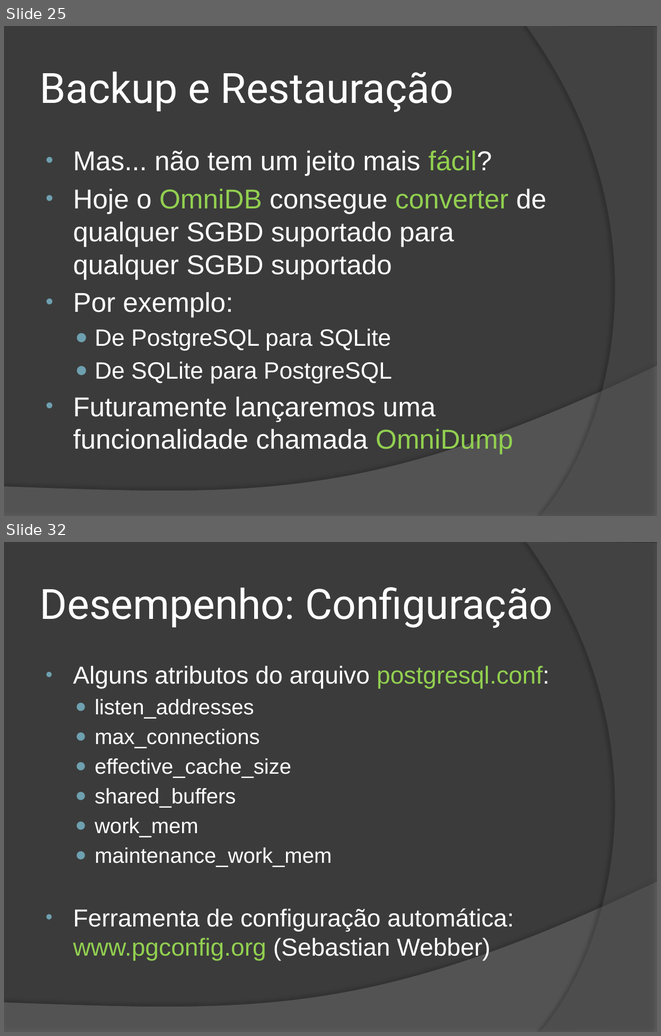
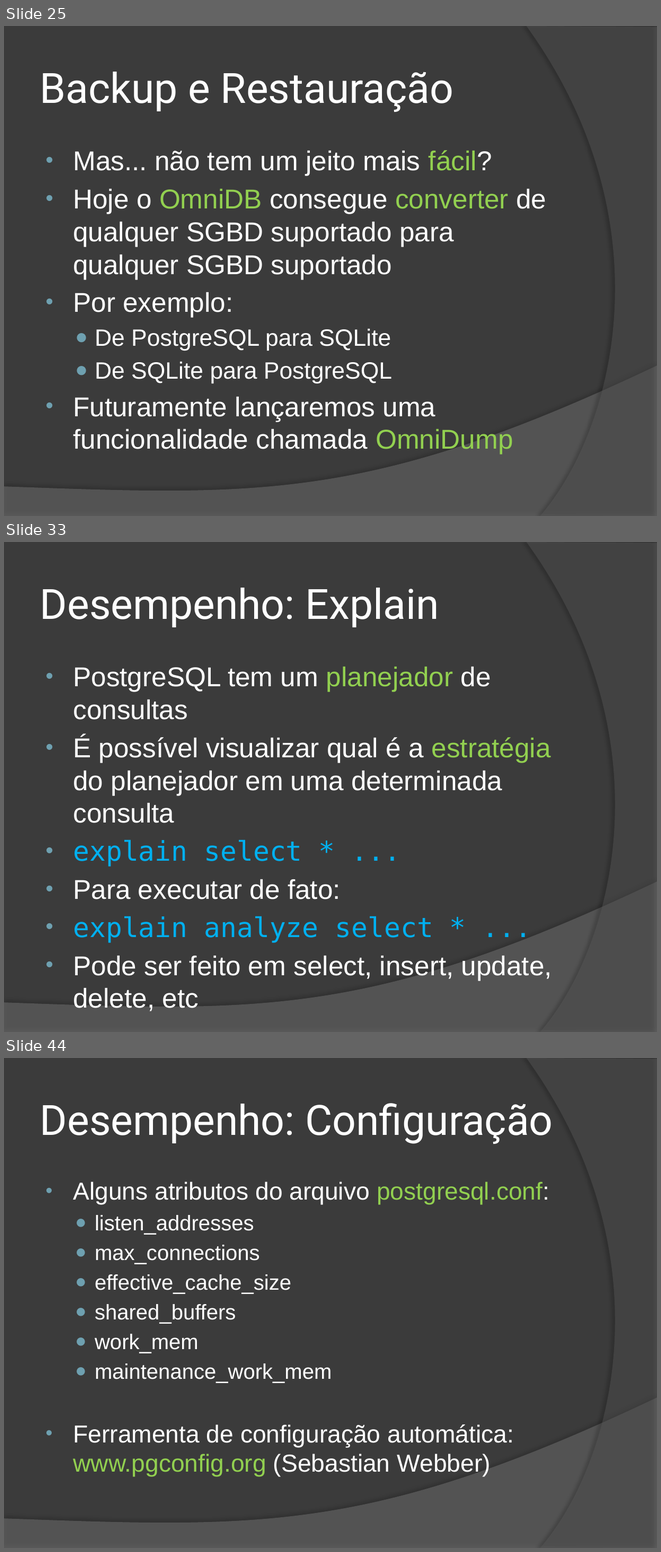
Before and after one commit to wind39/wind39.github.io, a slide deck: curso/modulo3capitulo5.pptx. Shown one above the other, each under a label of ours: slides 25 and 32 before the commit, slides 25, 33 and 44 after it; the slides between them are not shown. The pictures are 661x1036 and 661x1552 pixels, drawn with LibreOffice and Linux fonts; fonts in the diff are those of the drawing. Boxes give left, top, right and bottom in pixels: in the first picture for what was removed or moved away, otherwise in the second. Text is boxed around its words. In the diff, an @@ line names an element or a change of style, - is before the commit and + after.

```diff
--- a/curso/modulo3capitulo5.pptx
+++ b/curso/modulo3capitulo5.pptx
@@ slide 33 added at <box>4,542,657,1032</box>, background #3B3B3B; not listed: 2 template elements that a slide beside it also shows @@
@@ title added at <box>40,588,439,627</box>, 46 pt, text #FFFFFF @@
+Desempenho: Explain
@@ text added at <box>73,667,552,980</box>, 30 pt, text #FFFFFF @@
+• PostgreSQL tem um planejador de consultas
+• É possível visualizar qual é a estratégia do planejador em uma determinada consulta
+• explain select * ...
+• Para executar de fato:
+• explain analyze select * ...
+• Pode ser feito em select, insert, update, delete, etc
@@ what was slide 32 is now slide 44 @@
```
Also in this commit, not shown: 6 slides changed, 11 other slides added, 1 other file.
